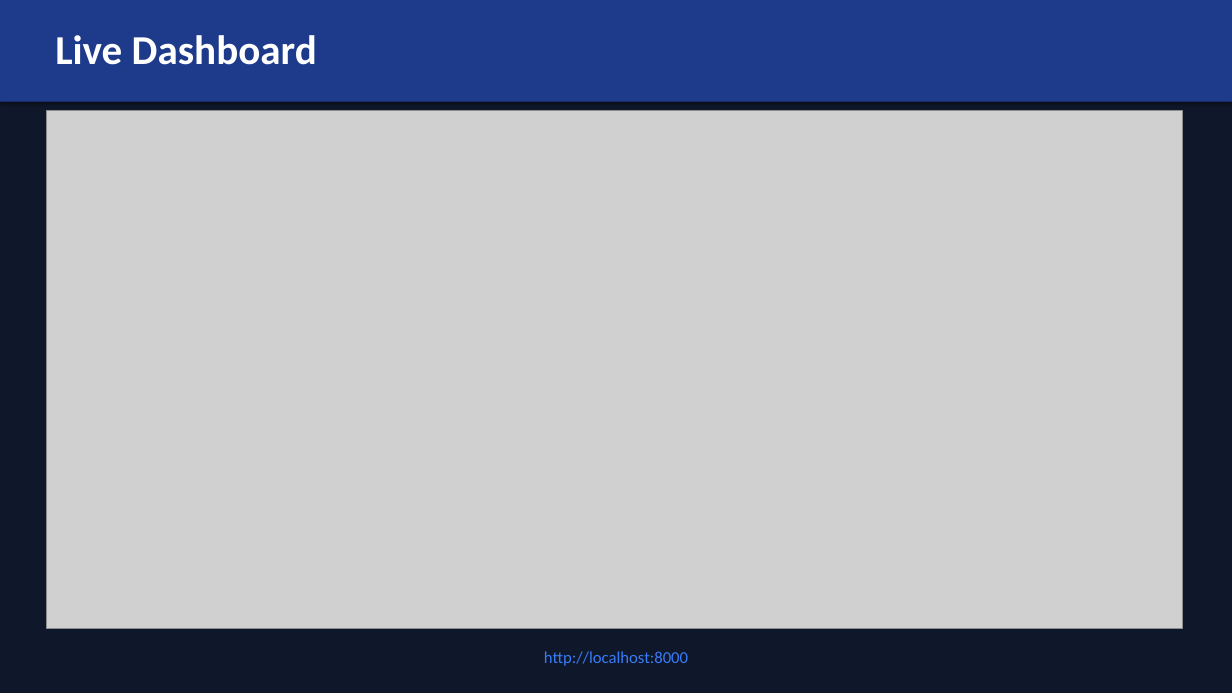
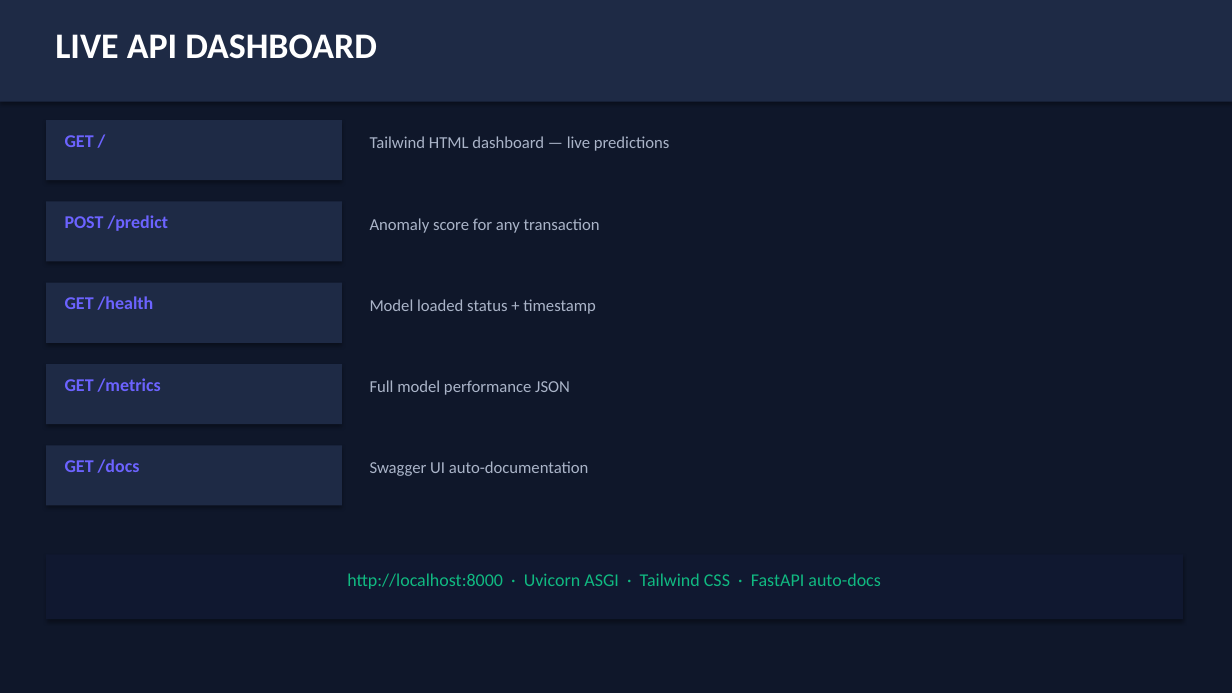
Before and after one commit to heramb-analytics/claude-code-ml-pipeline-20260415-214802, a slide deck: slide 6 of reports/pipeline_presentation.pptx. Drawn at 1232x693 pixels with LibreOffice and Linux fonts; fonts in the diff are those of the drawing; grey boxes stand for pictures. Boxes give left, top, right and bottom in pixels: in the first picture for what was removed or moved away, otherwise in the second. Text is boxed around its words. In the diff, an @@ line names an element or a change of style, - is before the commit and + after.

```diff
--- a/reports/pipeline_presentation.pptx
+++ b/reports/pipeline_presentation.pptx
@@ background #FFFFFF to #0F172A @@
@@ rectangle at (0,0,1232,102): fill #1E3A8A to #1E2A45 @@
@@ rectangle removed at (0,0,1232,693) @@
@@ text at (55,34,377,59): text changed; size 32 to 28 pt @@
-Live Dashboard
+LIVE API DASHBOARD
@@ picture removed at (46,111,1183,628) @@
@@ rectangle added at (46,120,342,180), fill #1E2A45 @@
@@ text added at (65,135,94,147), 14 pt, text #6C63FF, bold @@
+GET /
@@ text added at (370,136,670,151), 13 pt, text #AAB4C8 @@
+Tailwind HTML dashboard — live predictions
@@ rectangle added at (46,201,342,262), fill #1E2A45 @@
@@ text added at (65,215,168,231), 14 pt, text #6C63FF, bold @@
+POST /predict
@@ text added at (370,218,600,233), 13 pt, text #AAB4C8 @@
+Anomaly score for any transaction
@@ rectangle added at (46,283,342,343), fill #1E2A45 @@
@@ text added at (65,296,154,310), 14 pt, text #6C63FF, bold @@
+GET /health
@@ text added at (370,299,596,314), 13 pt, text #AAB4C8 @@
+Model loaded status + timestamp
@@ rectangle added at (46,364,342,424), fill #1E2A45 @@
@@ text added at (65,378,161,392), 14 pt, text #6C63FF, bold @@
+GET /metrics
@@ text added at (370,380,570,395), 13 pt, text #AAB4C8 @@
+Full model performance JSON
@@ rectangle added at (46,445,342,506), fill #1E2A45 @@
@@ text added at (65,459,140,473), 14 pt, text #6C63FF, bold @@
+GET /docs
@@ text added at (370,461,589,476), 13 pt, text #AAB4C8 @@
+Swagger UI auto-documentation
@@ rectangle added at (46,555,1183,619), fill #101830 @@
@@ text at (347,573,880,589): text changed; size 13 to 14 pt; text colour #377CF6 to #10B981 @@
-http://localhost:8000
+http://localhost:8000 · Uvicorn ASGI · Tailwind CSS · FastAPI auto-docs
```
Also in this commit, not shown: 1 other slide changed, 6 slides added, 6 slides removed.
